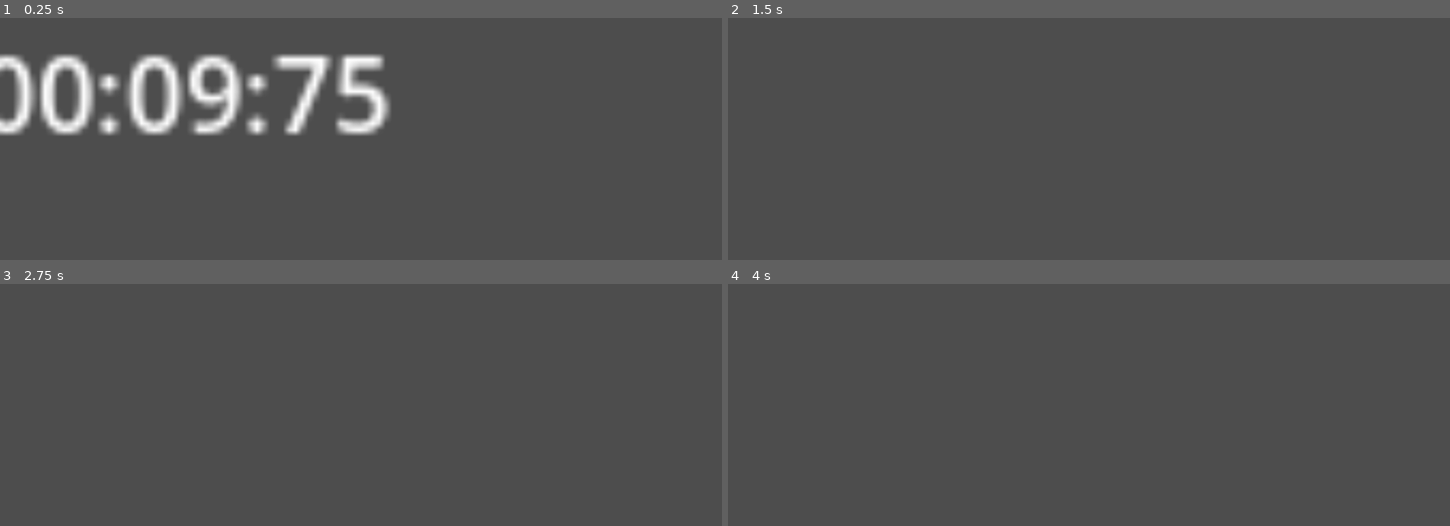
Above: before the commit, frames 1-4 (two rows, left to right).
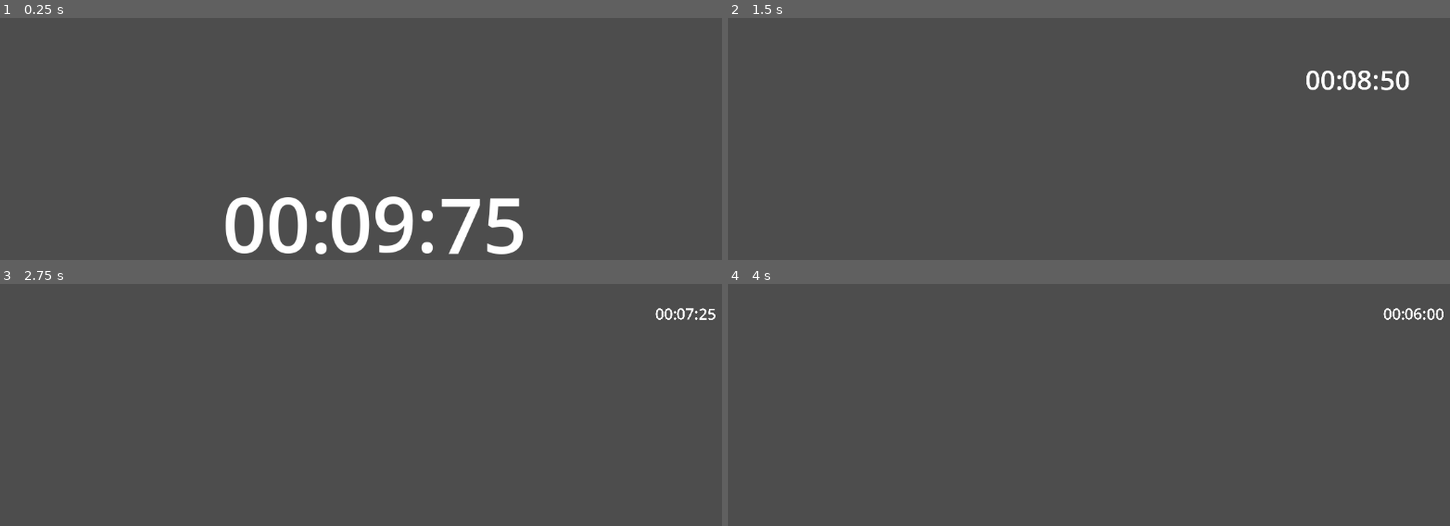
Above: after the commit, the same moments.

Repository: BenjaBelnap/Parry-God
Game: Godot game, scene res://Senes/level_timer.tscn
Two runs of this game, one before a commit and one after it. Both use one fixed random seed, a clock stepped at 60 frames per second and the inputs below. This scene is started directly instead of the project's main scene.
Inputs (mouse positions are in pixels of both pictures, inside the frame that each line leads up to):
- Up to frame 1 (0.25 s): no input
- Up to frame 2 (1.5 s): move the mouse to (1262, 204) at 0.52 s; hold D (move_right) 0.53-1.28 s; right-click (1262, 204) at 0.6 s; move the mouse to (951, 245) at 1.27 s; hold S (move_down) from 1.28 s (still down); click (951, 245) at 1.35 s
- Up to frame 3 (2.75 s): tap Enter at 2 s; move the mouse to (447, 400) at 2.02 s; release S (move_down) at 2.03 s; hold D (move_right) from 2.03 s (still down); right-click (447, 400) at 2.1 s
- Up to frame 4 (4 s): tap Space at 2.75 s; move the mouse to (outside the picture) at 2.77 s; release D (move_right) at 2.78 s; hold W (move_up) 2.78-3.53 s; click (outside the picture) at 2.85 s; tap Enter at 3.5 s; move the mouse to (outside the picture) at 3.52 s; hold A (move_left) from 3.53 s (still down); right-click (outside the picture) at 3.6 s

The runs differ from the first frame. In frame 1, 14% of the frame differs, in the area x 0-73%, y 14-98%; in frame 2, 0.6%; in frame 3, 0.2%; in frame 4, 0.2%.

Commit message:
timer done

Diff:
--- a/Senes/debug_enemy.tscn
+++ b/Senes/debug_enemy.tscn
@@ -16,6 +16,22 @@
 [sub_resource type="CapsuleShape2D" id="CapsuleShape2D_avm3e"]
 radius = 11.0
 height = 216.0
+
+[sub_resource type="Animation" id="Animation_j5csh"]
+resource_name = "death"
+length = 2.0
+tracks/0/type = "value"
+tracks/0/imported = false
+tracks/0/enabled = true
+tracks/0/path = NodePath(".:modulate")
+tracks/0/interp = 1
+tracks/0/loop_wrap = true
+tracks/0/keys = {
+"times": PackedFloat32Array(0.4, 1.7),
+"transitions": PackedFloat32Array(1, 0.5),
+"update": 0,
+"values": [Color(1, 1, 1, 1), Color(1, 1, 1, 0)]
+}
 
 [sub_resource type="Animation" id="Animation_pma10"]
 resource_name = "swipe"
@@ -44,22 +60,6 @@
 "transitions": PackedFloat32Array(1, 1, 1, 1),
 "update": 0,
 "values": [Color(1, 1, 1, 0), Color(1, 1, 1, 1), Color(1, 1, 1, 1), Color(1, 1, 1, 0)]
-}
-
-[sub_resource type="Animation" id="Animation_j5csh"]
-resource_name = "death"
-length = 2.0
-tracks/0/type = "value"
-tracks/0/imported = false
-tracks/0/enabled = true
-tracks/0/path = NodePath(".:modulate")
-tracks/0/interp = 1
-tracks/0/loop_wrap = true
-tracks/0/keys = {
-"times": PackedFloat32Array(0.4, 1.7),
-"transitions": PackedFloat32Array(1, 0.5),
-"update": 0,
-"values": [Color(1, 1, 1, 1), Color(1, 1, 1, 0)]
 }
 
 [sub_resource type="AnimationLibrary" id="AnimationLibrary_11n7b"]
--- a/Senes/level_timer.gd
+++ b/Senes/level_timer.gd
@@ -19,9 +19,9 @@
 	mseconds = fmod(total_time - time, 1) * 100
 	seconds = fmod(total_time - time, 60)
 	minutes = fmod(total_time - time, 3600) / 60
-	$Minutes.text = "%02d:" % minutes
-	$Seconds.text = "%02d:" % seconds
-	$Mseconds.text = "%02d" % mseconds
+	$Control/Minutes.text = "%02d:" % minutes
+	$Control/Seconds.text = "%02d:" % seconds
+	$Control/Mseconds.text = "%02d" % mseconds
 
 func stop() -> void:
 	set_process(false)
--- a/Senes/level_timer.tscn
+++ b/Senes/level_timer.tscn
@@ -1,6 +1,12 @@
-[gd_scene load_steps=5 format=3 uid="uid://bqdujig1wbiue"]
+[gd_scene load_steps=6 format=3 uid="uid://bqdujig1wbiue"]
 
 [ext_resource type="Script" path="res://Senes/level_timer.gd" id="1_fe0t5"]
+
+[sub_resource type="Theme" id="Theme_r16e2"]
+default_font_size = 120
+
+[sub_resource type="Animation" id="Animation_hamlr"]
+length = 0.001
 
 [sub_resource type="Animation" id="Animation_yvsu1"]
 resource_name = "start"
@@ -8,53 +14,26 @@
 tracks/0/type = "value"
 tracks/0/imported = false
 tracks/0/enabled = true
-tracks/0/path = NodePath(".:scale")
+tracks/0/path = NodePath("Control:scale")
 tracks/0/interp = 1
 tracks/0/loop_wrap = true
 tracks/0/keys = {
-"times": PackedFloat32Array(0, 1, 2),
+"times": PackedFloat32Array(0, 0.5, 1.7),
 "transitions": PackedFloat32Array(1, 1, 1),
 "update": 0,
-"values": [Vector2(10, 10), Vector2(10, 10), Vector2(1, 1)]
+"values": [Vector2(1, 1), Vector2(1, 1), Vector2(0.2, 0.2)]
 }
 tracks/1/type = "value"
 tracks/1/imported = false
 tracks/1/enabled = true
-tracks/1/path = NodePath(".:position")
+tracks/1/path = NodePath("Control:position")
 tracks/1/interp = 1
 tracks/1/loop_wrap = true
 tracks/1/keys = {
-"times": PackedFloat32Array(0, 1, 2),
+"times": PackedFloat32Array(0, 0.5, 1.7),
 "transitions": PackedFloat32Array(1, 1, 1),
 "update": 0,
-"values": [Vector2(-75, 0), Vector2(-75, 0), Vector2(500, -300)]
-}
-
-[sub_resource type="Animation" id="Animation_hamlr"]
-length = 0.001
-tracks/0/type = "value"
-tracks/0/imported = false
-tracks/0/enabled = true
-tracks/0/path = NodePath(".:scale")
-tracks/0/interp = 1
-tracks/0/loop_wrap = true
-tracks/0/keys = {
-"times": PackedFloat32Array(0),
-"transitions": PackedFloat32Array(1),
-"update": 0,
-"values": [Vector2(1, 1)]
-}
-tracks/1/type = "value"
-tracks/1/imported = false
-tracks/1/enabled = true
-tracks/1/path = NodePath(".:position")
-tracks/1/interp = 1
-tracks/1/loop_wrap = true
-tracks/1/keys = {
-"times": PackedFloat32Array(0),
-"transitions": PackedFloat32Array(1),
-"update": 0,
-"values": [Vector2(-75, 0)]
+"values": [Vector2(349, 239), Vector2(349, 239), Vector2(1020, 30)]
 }
 
 [sub_resource type="AnimationLibrary" id="AnimationLibrary_hplpx"]
@@ -68,32 +47,44 @@
 anchors_preset = 15
 anchor_right = 1.0
 anchor_bottom = 1.0
-offset_left = -75.0
 offset_right = -1152.0
-offset_bottom = -620.0
+offset_bottom = -648.0
 grow_horizontal = 2
 grow_vertical = 2
 script = ExtResource("1_fe0t5")
+metadata/_edit_horizontal_guides_ = [325.0]
+metadata/_edit_vertical_guides_ = [575.0]
 
-[node name="Minutes" type="Label" parent="."]
+[node name="Control" type="Control" parent="."]
+anchors_preset = 0
+offset_left = 1020.0
+offset_top = 30.0
+offset_right = 1483.0
+offset_bottom = 318.0
+scale = Vector2(0.2, 0.2)
+theme = SubResource("Theme_r16e2")
+
+[node name="Minutes" type="Label" parent="Control"]
 layout_mode = 0
-offset_left = 4.0
-offset_right = 44.0
-offset_bottom = 23.0
+offset_left = -3.0
+offset_top = -1.0
+offset_right = 168.0
+offset_bottom = 179.0
 text = "00:"
 
-[node name="Seconds" type="Label" parent="."]
+[node name="Seconds" type="Label" parent="Control"]
 layout_mode = 0
-offset_left = 27.0
-offset_right = 51.0
-offset_bottom = 23.0
+offset_left = 162.0
+offset_top = -2.0
+offset_right = 333.0
+offset_bottom = 163.0
 text = "00:"
 
-[node name="Mseconds" type="Label" parent="."]
+[node name="Mseconds" type="Label" parent="Control"]
 layout_mode = 0
-offset_left = 50.0
-offset_right = 75.0
-offset_bottom = 23.0
+offset_left = 334.0
+offset_right = 472.0
+offset_bottom = 165.0
 text = "00"
 
 [node name="AnimationPlayer" type="AnimationPlayer" parent="."]
--- a/Senes/player.tscn
+++ b/Senes/player.tscn
@@ -251,7 +251,7 @@
 }
 
 [node name="Player" type="CharacterBody2D" groups=["player"]]
-position = Vector2(858, 319)
+position = Vector2(578, 323)
 script = ExtResource("1_wbc43")
 acceleration = 4165
 friction = 4185
@@ -333,7 +333,9 @@
 show_percentage = false
 
 [node name="LevelTimer" parent="Camera2D" instance=ExtResource("13_nqd4t")]
-offset_right = -75.0
-offset_bottom = 0.0
+offset_left = -606.0
+offset_top = -291.0
+offset_right = -606.0
+offset_bottom = -291.0
 
 [connection signal="timeout" from="Timer" to="." method="_on_timer_timeout"]
Not shown: 1 places in Senes/game_board.tscn that only renumber resources
